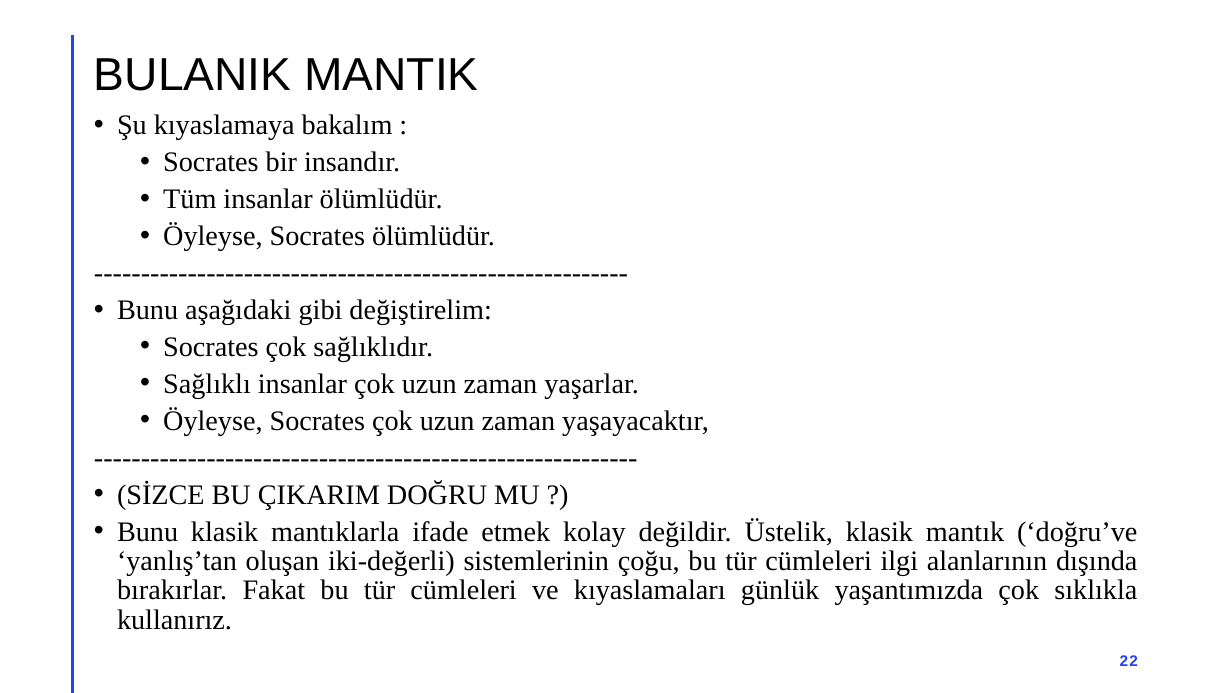
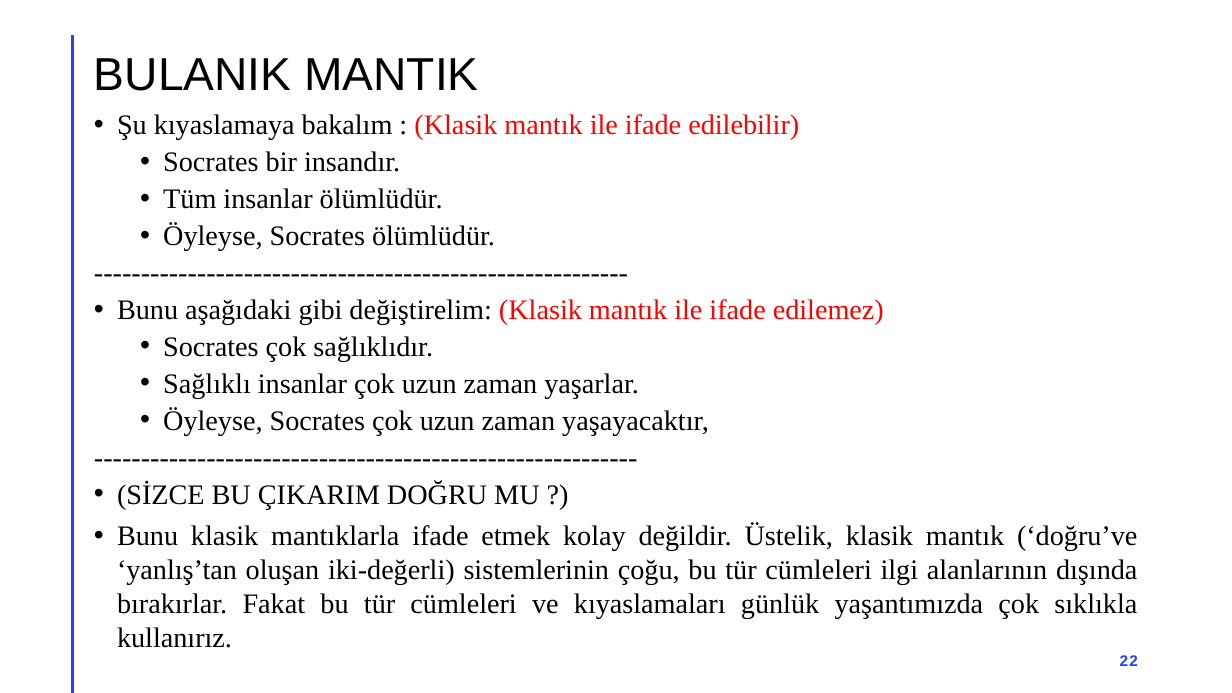
Before and after one commit to akaraci/Ileri-Bulanik-Mantik, a slide deck: slide 22 of Hafta-1.pptx. Drawn at 1232x693 pixels with LibreOffice and Linux fonts; fonts in the diff are those of the drawing. Boxes give left, top, right and bottom in pixels: in the first picture for what was removed or moved away, otherwise in the second. Text is boxed around its words. In the diff, an @@ line names an element or a change of style, - is before the commit and + after.

```diff
--- a/Hafta-1.pptx
+++ b/Hafta-1.pptx
@@ text at (x1=117, y1=114, x2=799, y2=140): text changed; text colour #000000 to #FF0000 @@
-• Şu kıyaslamaya bakalım :
+• Şu kıyaslamaya bakalım : (Klasik mantık ile ifade edilebilir)
@@ text at (x1=117, y1=299, x2=884, y2=324): text changed @@
-• Bunu aşağıdaki gibi değiştirelim:
+• Bunu aşağıdaki gibi değiştirelim: (Klasik mantık ile ifade edilemez)
@@ text at (x1=117, y1=524, x2=1137, y2=648): line spacing 22.8pt to 1 @@
```
Also in this commit, not shown: 15 other slides changed, 2 slides removed, 2 other files.
